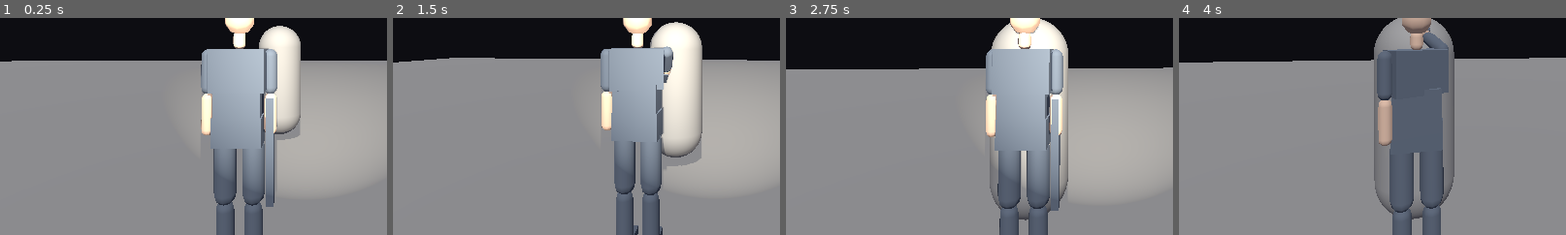
Above: before the commit, frames 1-4 (left to right).
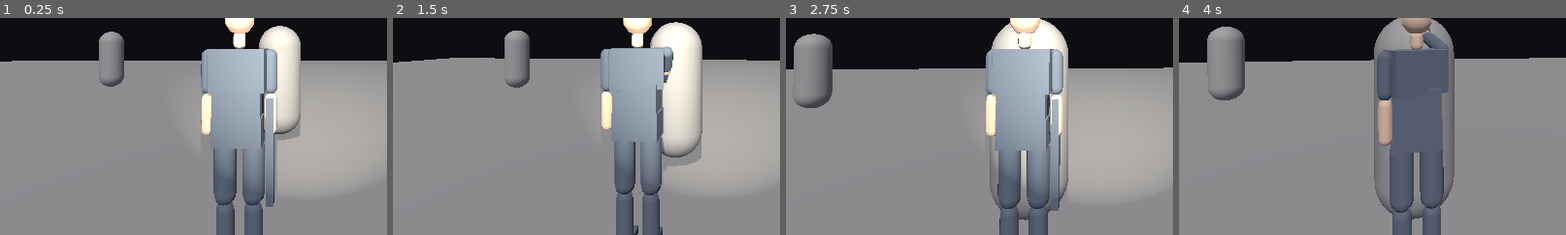
Above: after the commit, the same moments.

Repository: Tarekun/horrorgioco2
Game: Godot game, scene res://scenes/levels/combat_test_arena.tscn
Two runs of this game, one before a commit and one after it. Both use one fixed random seed, a clock stepped at 60 frames per second and the inputs below. This scene is started directly instead of the project's main scene. Sound files missing from this copy of the repository are replaced by a short silence.
Inputs (mouse positions are % of the whole screen's width and height, from its top left):
- Up to frame 1 (0.25 s): no input
- Up to frame 2 (1.5 s): tap Enter at 0.5 s; move the mouse to (55, 50) at 0.52 s; hold W (move_forward) from 0.53 s (still down); click (55, 50) at 0.6 s; move the mouse to (45, 50) at 1.27 s; click (45, 50) at 1.35 s
- Up to frame 3 (2.75 s): keep holding W (move_forward); move the mouse to (52, 48) at 2.02 s; tap Space (dodge) at 2.1 s; click (52, 48) at 2.3 s
- Up to frame 4 (4 s): keep holding W (move_forward); move the mouse to (49, 52) at 2.77 s; tap F (flashlight) at 2.85 s; click (49, 52) at 3.05 s; move the mouse to (57, 51) at 3.52 s; tap E (interact) at 3.6 s; click (57, 51) at 3.8 s
The pictures show only the part of the screen within x 10-60%, y 45-95%; the shares and areas given below are measured in that part.

The runs differ from the first frame. In frame 1, 1.1% of the frame differs, in the area x 25-33%, y 6-32%; in frame 2, 1.2%; in frame 3, 2.3%, in the area x 2-13%, y 7-42%; in frame 4, 2.1%.

Commit message:
Add enemy state machine and navigation (#26)
Co-Authored-By: Claude Sonnet 5.5 <noreply@anthropic.com>

Diff:
--- /dev/null
+++ b/scenes/enemies/enemy.tscn
@@ -0,0 +1,64 @@
+[gd_scene load_steps=8 format=3]
+
+[ext_resource type="Script" path="res://scripts/enemies/enemy.gd" id="1"]
+[ext_resource type="Script" path="res://scripts/combat/health_component.gd" id="2"]
+[ext_resource type="Script" path="res://scripts/combat/hurtbox.gd" id="3"]
+[ext_resource type="Script" path="res://scripts/combat/hitbox.gd" id="4"]
+
+[sub_resource type="CapsuleShape3D" id="CapsuleShape3D_body"]
+radius = 0.35
+height = 1.8
+
+[sub_resource type="CapsuleMesh" id="CapsuleMesh_body"]
+radius = 0.35
+height = 1.8
+
+[sub_resource type="BoxShape3D" id="BoxShape3D_attack"]
+size = Vector3(0.9, 1.0, 1.2)
+
+[node name="Enemy" type="CharacterBody3D" node_paths=PackedStringArray("health_component", "hurtbox", "attack_hitbox", "navigation_agent")]
+collision_layer = 4
+collision_mask = 1
+script = ExtResource("1")
+health_component = NodePath("HealthComponent")
+hurtbox = NodePath("Hurtbox")
+attack_hitbox = NodePath("AttackHitbox")
+navigation_agent = NodePath("NavigationAgent3D")
+
+[node name="CollisionShape3D" type="CollisionShape3D" parent="."]
+transform = Transform3D(1, 0, 0, 0, 1, 0, 0, 0, 1, 0, 0.9, 0)
+shape = SubResource("CapsuleShape3D_body")
+
+[node name="Mesh" type="MeshInstance3D" parent="."]
+transform = Transform3D(1, 0, 0, 0, 1, 0, 0, 0, 1, 0, 0.9, 0)
+mesh = SubResource("CapsuleMesh_body")
+
+[node name="NavigationAgent3D" type="NavigationAgent3D" parent="."]
+path_desired_distance = 0.4
+target_desired_distance = 0.6
+radius = 0.35
+height = 1.8
+
+[node name="HealthComponent" type="Node" parent="."]
+script = ExtResource("2")
+
+[node name="Hurtbox" type="Area3D" parent="." node_paths=PackedStringArray("health_component")]
+collision_layer = 64
+collision_mask = 0
+script = ExtResource("3")
+health_component = NodePath("../HealthComponent")
+
+[node name="CollisionShape3D" type="CollisionShape3D" parent="Hurtbox"]
+transform = Transform3D(1, 0, 0, 0, 1, 0, 0, 0, 1, 0, 0.9, 0)
+shape = SubResource("CapsuleShape3D_body")
+
+[node name="AttackHitbox" type="Area3D" parent="." node_paths=PackedStringArray("attacker")]
+collision_layer = 16
+collision_mask = 32
+script = ExtResource("4")
+damage = 20.0
+attacker = NodePath("..")
+
+[node name="CollisionShape3D" type="CollisionShape3D" parent="AttackHitbox"]
+transform = Transform3D(1, 0, 0, 0, 1, 0, 0, 0, 1, 0, 1.0, -0.9)
+shape = SubResource("BoxShape3D_attack")
--- a/scenes/levels/combat_test_arena.tscn
+++ b/scenes/levels/combat_test_arena.tscn
@@ -1,13 +1,18 @@
-[gd_scene load_steps=6 format=3]
+[gd_scene load_steps=9 format=3]
 
 [ext_resource type="PackedScene" path="res://scenes/player/player.tscn" id="1"]
 [ext_resource type="PackedScene" path="res://scenes/enemies/training_dummy.tscn" id="2"]
+[ext_resource type="PackedScene" path="res://scenes/enemies/enemy.tscn" id="3"]
 
 [sub_resource type="BoxShape3D" id="BoxShape3D_floor"]
 size = Vector3(40, 1, 40)
 
 [sub_resource type="BoxMesh" id="BoxMesh_floor"]
 size = Vector3(40, 1, 40)
+
+[sub_resource type="NavigationMesh" id="NavigationMesh_arena"]
+vertices = PackedVector3Array(-19, 0, -19, 19, 0, -19, 19, 0, 19, -19, 0, 19)
+polygons = [PackedInt32Array(0, 1, 2, 3)]
 
 [sub_resource type="Environment" id="Environment_arena"]
 background_mode = 1
@@ -39,3 +44,9 @@
 
 [node name="TrainingDummy2" parent="." instance=ExtResource("2")]
 transform = Transform3D(1, 0, 0, 0, 1, 0, 0, 0, 1, 3, 0, -4)
+
+[node name="NavigationRegion3D" type="NavigationRegion3D" parent="."]
+navigation_mesh = SubResource("NavigationMesh_arena")
+
+[node name="Enemy" parent="." instance=ExtResource("3")]
+transform = Transform3D(1, 0, 0, 0, 1, 0, 0, 0, 1, -6, 0, -8)
--- a/scenes/player/player.tscn
+++ b/scenes/player/player.tscn
@@ -28,7 +28,7 @@
 [sub_resource type="SphereShape3D" id="SphereShape3D_1"]
 radius = 0.2
 
-[node name="Player" type="CharacterBody3D" node_paths=PackedStringArray("camera_controller", "stamina_component", "model", "health_component", "hurtbox")]
+[node name="Player" type="CharacterBody3D" groups=["player"] node_paths=PackedStringArray("camera_controller", "stamina_component", "model", "health_component", "hurtbox")]
 collision_layer = 2
 collision_mask = 5
 script = ExtResource("1")
--- /dev/null
+++ b/scripts/enemies/enemy.gd
@@ -0,0 +1,254 @@
+## A standard enemy: wanders, notices the player, chases along the navmesh and
+## attacks with a melee hitbox.
+##
+## EnemyBrain decides the state; this node carries it out. Movement follows the
+## NavigationAgent3D over the level's navigation mesh. An attack winds up, opens
+## the hitbox for a short window and then recovers, and its damage goes through
+## the player's Hurtbox and HealthComponent. Hits stagger the enemy, which
+## cancels an attack in progress.
+
+class_name Enemy
+extends CharacterBody3D
+
+## Emitted when the state machine changes state.
+signal state_changed(old_state: EnemyBrain.State, new_state: EnemyBrain.State)
+## Emitted when a swing starts.
+signal attack_started
+## Emitted when the enemy dies.
+signal died
+
+## Group enemies join, used by soft targeting and level logic.
+const ENEMY_GROUP: StringName = &"enemies"
+
+## Group the player joins.
+const PLAYER_GROUP: StringName = &"player"
+
+@export_group("Movement")
+@export var wander_speed: float = 1.2
+@export var chase_speed: float = 3.0
+## Turn rate toward the movement direction in degrees per second.
+@export var turn_speed: float = 360.0
+## How far from its spawn point the enemy wanders (metres).
+@export var wander_radius: float = 6.0
+
+@export_group("Attack")
+## Distance to the target (metres) from which the enemy strikes.
+@export var attack_range: float = 1.6
+## Seconds between the swing starting and the hitbox opening.
+@export var attack_windup: float = 0.5
+## Seconds the hitbox stays open.
+@export var attack_active: float = 0.25
+## Seconds after the swing before the enemy chases again.
+@export var attack_recovery: float = 0.4
+## Seconds after a swing ends before the next may begin.
+@export var attack_cooldown: float = 1.0
+
+@export_group("Awareness")
+## Without a perception node, the enemy notices a target this close (metres).
+@export var notice_radius: float = 8.0
+
+@export_group("Timing")
+@export var idle_duration: float = 3.0
+@export var stagger_duration: float = 0.5
+
+@export_group("Nodes")
+@export var health_component: HealthComponent
+@export var hurtbox: Hurtbox
+@export var attack_hitbox: Hitbox
+@export var navigation_agent: NavigationAgent3D
+
+## The player being hunted. Found in the player group when not set.
+var target: Node3D
+
+var brain := EnemyBrain.new()
+var is_attacking: bool = false
+
+## Random source for wander points, replaceable for tests.
+var rng := RandomNumberGenerator.new()
+
+var _spawn_position: Vector3
+var _attack_time: float = 0.0
+var _cooldown_left: float = 0.0
+var _has_wander_point: bool = false
+
+
+func _ready() -> void:
+	_spawn_position = global_position
+	rng.randomize()
+	add_to_group(ENEMY_GROUP)
+	brain.idle_duration = idle_duration
+	brain.stagger_duration = stagger_duration
+	brain.state_changed.connect(_on_state_changed)
+	hurtbox.hit_received.connect(_on_hit_received)
+	health_component.died.connect(_on_died)
+
+
+func _physics_process(delta: float) -> void:
+	_apply_gravity(delta)
+	if _cooldown_left > 0.0:
+		_cooldown_left -= delta
+
+	var senses := _gather_senses()
+	brain.tick(delta, senses)
+	_run_state(delta)
+	move_and_slide()
+
+
+## Current state of the state machine.
+func get_state() -> EnemyBrain.State:
+	return brain.state
+
+
+## Picks a random point near the spawn that the navmesh can reach. Returns
+## the spawn position itself when the navigation map is empty.
+func pick_wander_point() -> Vector3:
+	var offset := Vector3(
+		rng.randf_range(-wander_radius, wander_radius),
+		0.0,
+		rng.randf_range(-wander_radius, wander_radius)
+	)
+	var point: Vector3 = _spawn_position + offset
+	var map: RID = navigation_agent.get_navigation_map()
+	if NavigationServer3D.map_get_iteration_id(map) == 0:
+		return _spawn_position
+	return NavigationServer3D.map_get_closest_point(map, point)
+
+
+func _gather_senses() -> EnemySenses:
+	var senses := EnemySenses.new()
+	var player: Node3D = _get_target()
+	senses.has_target = player != null and _notices(player)
+	senses.can_attack = (
+		senses.has_target
+		and not is_attacking
+		and _cooldown_left <= 0.0
+		and _distance_to(player) <= attack_range
+	)
+	senses.has_arrived = _has_wander_point and navigation_agent.is_navigation_finished()
+	senses.is_attack_finished = (
+		is_attacking and _attack_time >= attack_windup + attack_active + attack_recovery
+	)
+	return senses
+
+
+func _get_target() -> Node3D:
+	if not is_instance_valid(target):
+		target = get_tree().get_first_node_in_group(PLAYER_GROUP) as Node3D
+	return target
+
+
+## Whether the enemy is aware of `player`.
+func _notices(player: Node3D) -> bool:
+	return _distance_to(player) <= notice_radius
+
+
+func _distance_to(node: Node3D) -> float:
+	var offset: Vector3 = node.global_position - global_position
+	offset.y = 0.0
+	return offset.length()
+
+
+func _run_state(delta: float) -> void:
+	match brain.state:
+		EnemyBrain.State.IDLE, EnemyBrain.State.STAGGER, EnemyBrain.State.DEAD:
+			_stop()
+		EnemyBrain.State.WANDER:
+			_move_along_path(wander_speed, delta)
+		EnemyBrain.State.CHASE:
+			var player: Node3D = _get_target()
+			if player:
+				navigation_agent.target_position = player.global_position
+			_move_along_path(chase_speed, delta)
+		EnemyBrain.State.ATTACK:
+			_stop()
+			_run_attack(delta)
+
+
+func _run_attack(delta: float) -> void:
+	var player: Node3D = _get_target()
+	if player and _attack_time < attack_windup:
+		_face(player.global_position - global_position, delta)
+	var previous: float = _attack_time
+	_attack_time += delta
+	if previous < attack_windup and _attack_time >= attack_windup:
+		attack_hitbox.activate()
+	if previous < attack_windup + attack_active and _attack_time >= attack_windup + attack_active:
+		attack_hitbox.deactivate()
+
+
+func _move_along_path(speed: float, delta: float) -> void:
+	if navigation_agent.is_navigation_finished():
+		_stop()
+		return
+	var next: Vector3 = navigation_agent.get_next_path_position()
+	var direction: Vector3 = next - global_position
+	direction.y = 0.0
+	if direction.is_zero_approx():
+		_stop()
+		return
+	direction = direction.normalized()
+	velocity.x = direction.x * speed
+	velocity.z = direction.z * speed
+	_face(direction, delta)
+
+
+func _stop() -> void:
+	velocity.x = 0.0
+	velocity.z = 0.0
+
+
+func _face(direction: Vector3, delta: float) -> void:
+	direction.y = 0.0
+	if direction.is_zero_approx():
+		return
+	var target_angle: float = atan2(-direction.x, -direction.z)
+	var max_turn: float = deg_to_rad(turn_speed) * delta
+	rotation.y += clampf(angle_difference(rotation.y, target_angle), -max_turn, max_turn)
+
+
+func _apply_gravity(delta: float) -> void:
+	if not is_on_floor():
+		velocity.y -= float(ProjectSettings.get_setting("physics/3d/default_gravity", 9.8)) * delta
+	else:
+		velocity.y = 0.0
+
+
+func _start_attack() -> void:
+	is_attacking = true
+	_attack_time = 0.0
+	attack_started.emit()
+
+
+func _end_attack() -> void:
+	if is_attacking:
+		is_attacking = false
+		attack_hitbox.deactivate()
+		_cooldown_left = attack_cooldown
+
+
+func _on_state_changed(old_state: EnemyBrain.State, new_state: EnemyBrain.State) -> void:
+	if old_state == EnemyBrain.State.ATTACK:
+		_end_attack()
+	match new_state:
+		EnemyBrain.State.ATTACK:
+			_start_attack()
+		EnemyBrain.State.WANDER:
+			navigation_agent.target_position = pick_wander_point()
+			_has_wander_point = true
+		_:
+			_has_wander_point = false
+	state_changed.emit(old_state, new_state)
+
+
+func _on_hit_received(hit: HitData, damage_dealt: float) -> void:
+	if damage_dealt <= 0.0 or not hit.causes_stagger or health_component.is_dead:
+		return
+	brain.stagger()
+
+
+func _on_died() -> void:
+	brain.kill()
+	remove_from_group(ENEMY_GROUP)
+	hurtbox.set_deferred(&"monitorable", false)
+	rotation_degrees.x = -90.0
+	died.emit()
--- /dev/null
+++ b/scripts/enemies/enemy_brain.gd
@@ -0,0 +1,78 @@
+## The enemy's state machine, as plain logic with no scene dependencies.
+##
+## IDLE and WANDER are the calm states: the enemy stands, then walks to a point
+## nearby, then stands again. Noticing a target starts a CHASE; close enough
+## (and ready to strike) it ATTACKs, then goes back to chasing. A hit that
+## staggers it enters STAGGER, which interrupts whatever it was doing. Zero
+## health is the terminal DEAD state.
+##
+## The owner feeds tick() what it observed this frame in a Senses and acts on
+## `state`, so every transition can be tested without physics.
+
+class_name EnemyBrain
+extends RefCounted
+
+## Emitted after every state change.
+signal state_changed(old_state: State, new_state: State)
+
+enum State { IDLE, WANDER, CHASE, ATTACK, STAGGER, DEAD }
+
+## Seconds spent standing before wandering off.
+var idle_duration: float = 3.0
+## Longest a single wander walk may last before the enemy gives up on it.
+var wander_timeout: float = 8.0
+## Seconds a hit keeps the enemy staggered.
+var stagger_duration: float = 0.5
+
+var state: State = State.IDLE
+var time_in_state: float = 0.0
+
+
+## Advances the machine by `delta` seconds.
+func tick(delta: float, senses: EnemySenses) -> void:
+	time_in_state += delta
+	match state:
+		State.IDLE:
+			if senses.has_target:
+				_enter(State.CHASE)
+			elif time_in_state >= idle_duration:
+				_enter(State.WANDER)
+		State.WANDER:
+			if senses.has_target:
+				_enter(State.CHASE)
+			elif senses.has_arrived or time_in_state >= wander_timeout:
+				_enter(State.IDLE)
+		State.CHASE:
+			if not senses.has_target:
+				_enter(State.WANDER)
+			elif senses.can_attack:
+				_enter(State.ATTACK)
+		State.ATTACK:
+			if senses.is_attack_finished:
+				_enter(State.CHASE if senses.has_target else State.WANDER)
+		State.STAGGER:
+			if time_in_state >= stagger_duration:
+				_enter(State.CHASE if senses.has_target else State.IDLE)
+
+
+## A hit interrupts the enemy. Ignored once dead.
+func stagger() -> void:
+	if state != State.DEAD:
+		_enter(State.STAGGER)
+
+
+## The enemy dies for good.
+func kill() -> void:
+	if state != State.DEAD:
+		_enter(State.DEAD)
+
+
+func is_dead() -> bool:
+	return state == State.DEAD
+
+
+func _enter(new_state: State) -> void:
+	var old_state: State = state
+	state = new_state
+	time_in_state = 0.0
+	state_changed.emit(old_state, new_state)
--- /dev/null
+++ b/scripts/enemies/enemy_senses.gd
@@ -0,0 +1,16 @@
+## What an enemy observed in one frame, the input of EnemyBrain.tick().
+
+class_name EnemySenses
+extends RefCounted
+
+## The enemy is aware of the player (or of where they were last seen).
+var has_target: bool = false
+
+## Close enough to the target to strike, and the attack is off cooldown.
+var can_attack: bool = false
+
+## The walk to the current wander point is over.
+var has_arrived: bool = false
+
+## The attack swing has finished.
+var is_attack_finished: bool = false
--- a/tests/combat/test_combat_test_arena.gd
+++ b/tests/combat/test_combat_test_arena.gd
@@ -9,13 +9,13 @@
 	Input.set_mouse_mode(Input.MOUSE_MODE_VISIBLE)
 
 
-func test_arena_has_player_and_two_dummies_that_can_be_hit() -> void:
+func test_arena_has_player_and_two_dummies_and_an_enemy() -> void:
 	var arena: Node = ARENA.instantiate()
 	add_child_autofree(arena)
 	await get_tree().physics_frame
 	var player := arena.get_node("Player") as Player
 	assert_not_null(player)
 	assert_not_null(player.get_node("PlayerCombat"))
-	assert_eq(get_tree().get_nodes_in_group(&"enemies").size(), 2)
+	assert_eq(get_tree().get_nodes_in_group(&"enemies").size(), 3)
 	var dummy := arena.get_node("TrainingDummy") as TrainingDummy
 	assert_eq(dummy.hurtbox.receive_hit(HitData.create(10.0, player)), 10.0)
--- /dev/null
+++ b/tests/enemies/test_enemy.gd
@@ -0,0 +1,111 @@
+## Scene-level tests of the enemy with the real player, on a floor with a navmesh.
+
+extends GutTest
+
+const ENEMY_SCENE: PackedScene = preload("res://scenes/enemies/enemy.tscn")
+const PLAYER_SCENE: PackedScene = preload("res://scenes/player/player.tscn")
+const DT: float = 1.0 / 60.0
+
+var _enemy: Enemy
+var _player: Player
+
+
+func before_each() -> void:
+	var floor_body := StaticBody3D.new()
+	var shape := CollisionShape3D.new()
+	var box := BoxShape3D.new()
+	box.size = Vector3(100.0, 1.0, 100.0)
+	shape.shape = box
+	floor_body.add_child(shape)
+	floor_body.position = Vector3(0.0, -0.5, 0.0)
+	add_child_autofree(floor_body)
+
+	var region := NavigationRegion3D.new()
+	var mesh := NavigationMesh.new()
+	mesh.vertices = PackedVector3Array(
+		[Vector3(-40, 0, -40), Vector3(40, 0, -40), Vector3(40, 0, 40), Vector3(-40, 0, 40)]
+	)
+	mesh.add_polygon(PackedInt32Array([0, 1, 2, 3]))
+	region.navigation_mesh = mesh
+	add_child_autofree(region)
+
+	_player = PLAYER_SCENE.instantiate() as Player
+	_player.position = Vector3(0.0, 0.0, 0.0)
+	add_child_autofree(_player)
+	_enemy = _spawn_enemy(Vector3(0.0, 0.0, -6.0))
+	await _frames(3)
+
+
+func after_each() -> void:
+	Input.set_mouse_mode(Input.MOUSE_MODE_VISIBLE)
+
+
+func _spawn_enemy(position: Vector3) -> Enemy:
+	var enemy := ENEMY_SCENE.instantiate() as Enemy
+	enemy.position = position
+	add_child_autofree(enemy)
+	return enemy
+
+
+func _frames(count: int) -> void:
+	for i: int in count:
+		await get_tree().physics_frame
+
+
+func _seconds(seconds: float) -> void:
+	await _frames(int(ceil(seconds / DT)))
+
+
+func test_wiring() -> void:
+	assert_true(_enemy.is_in_group(Enemy.ENEMY_GROUP))
+	assert_true(_player.is_in_group(Enemy.PLAYER_GROUP))
+	assert_not_null(_enemy.navigation_agent)
+	assert_eq(_enemy.attack_hitbox.collision_mask, CombatLayers.PLAYER_HURTBOX)
+	assert_eq(_enemy.hurtbox.collision_layer, CombatLayers.ENEMY_HURTBOX)
+
+
+func test_idles_when_the_player_is_far() -> void:
+	var far_enemy: Enemy = _spawn_enemy(Vector3(0.0, 0.0, -30.0))
+	await _seconds(0.5)
+	assert_eq(far_enemy.get_state(), EnemyBrain.State.IDLE)
+
+
+func test_wander_picks_a_point_within_its_radius() -> void:
+	var spawn: Vector3 = _enemy.global_position
+	for i: int in 10:
+		var point: Vector3 = _enemy.pick_wander_point()
+		assert_lt(point.distance_to(spawn), _enemy.wander_radius * 1.5 + 0.1)
+
+
+func test_chases_the_player_along_the_navmesh() -> void:
+	var start: float = _enemy.global_position.distance_to(_player.global_position)
+	await _seconds(1.0)
+	assert_eq(_enemy.get_state(), EnemyBrain.State.CHASE)
+	assert_lt(_enemy.global_position.distance_to(_player.global_position), start - 1.0)
+
+
+func test_attacks_and_damages_the_player_through_health() -> void:
+	_enemy.attack_windup = 0.2
+	await _seconds(4.0)
+	assert_lte(_player.health_component.current_health, 80.0)
+
+
+func test_a_hit_staggers_the_enemy_and_cancels_the_attack() -> void:
+	_enemy.position = Vector3(0.0, 0.0, -1.0)
+	await _frames(3)
+	assert_eq(_enemy.get_state(), EnemyBrain.State.ATTACK)
+	assert_true(_enemy.is_attacking)
+	_enemy.hurtbox.receive_hit(HitData.create(5.0, _player))
+	await _frames(2)
+	assert_eq(_enemy.get_state(), EnemyBrain.State.STAGGER)
+	assert_false(_enemy.is_attacking)
+	assert_false(_enemy.attack_hitbox.is_active)
+
+
+func test_dies_at_zero_health() -> void:
+	watch_signals(_enemy)
+	_enemy.hurtbox.receive_hit(HitData.create(100.0, _player))
+	await _frames(2)
+	assert_eq(_enemy.get_state(), EnemyBrain.State.DEAD)
+	assert_signal_emitted(_enemy, "died")
+	assert_false(_enemy.is_in_group(Enemy.ENEMY_GROUP))
--- /dev/null
+++ b/tests/enemies/test_enemy_brain.gd
@@ -0,0 +1,136 @@
+extends GutTest
+
+var _brain: EnemyBrain
+var _senses: EnemySenses
+
+
+func before_each() -> void:
+	_brain = EnemyBrain.new()
+	_brain.idle_duration = 2.0
+	_brain.wander_timeout = 5.0
+	_brain.stagger_duration = 0.5
+	_senses = EnemySenses.new()
+
+
+func _tick(seconds: float) -> void:
+	_brain.tick(seconds, _senses)
+
+
+func test_starts_idle() -> void:
+	assert_eq(_brain.state, EnemyBrain.State.IDLE)
+
+
+func test_idle_stays_until_its_duration_passes() -> void:
+	_tick(1.9)
+	assert_eq(_brain.state, EnemyBrain.State.IDLE)
+	_tick(0.2)
+	assert_eq(_brain.state, EnemyBrain.State.WANDER)
+
+
+func test_wander_returns_to_idle_on_arrival() -> void:
+	_tick(2.0)
+	_senses.has_arrived = true
+	_tick(0.1)
+	assert_eq(_brain.state, EnemyBrain.State.IDLE)
+
+
+func test_wander_gives_up_after_its_timeout() -> void:
+	_tick(2.0)
+	_tick(4.9)
+	assert_eq(_brain.state, EnemyBrain.State.WANDER)
+	_tick(0.2)
+	assert_eq(_brain.state, EnemyBrain.State.IDLE)
+
+
+func test_noticing_a_target_starts_a_chase_from_idle_and_wander() -> void:
+	_senses.has_target = true
+	_tick(0.1)
+	assert_eq(_brain.state, EnemyBrain.State.CHASE)
+
+	var other := EnemyBrain.new()
+	other.tick(3.1, EnemySenses.new())
+	assert_eq(other.state, EnemyBrain.State.WANDER)
+	other.tick(0.1, _senses)
+	assert_eq(other.state, EnemyBrain.State.CHASE)
+
+
+func test_chase_attacks_when_ready_and_in_range() -> void:
+	_senses.has_target = true
+	_tick(0.1)
+	_tick(0.1)
+	assert_eq(_brain.state, EnemyBrain.State.CHASE)
+	_senses.can_attack = true
+	_tick(0.1)
+	assert_eq(_brain.state, EnemyBrain.State.ATTACK)
+
+
+func test_attack_finishing_resumes_the_chase() -> void:
+	_senses.has_target = true
+	_senses.can_attack = true
+	_tick(0.1)
+	_tick(0.1)
+	assert_eq(_brain.state, EnemyBrain.State.ATTACK)
+	_senses.can_attack = false
+	_tick(0.1)
+	assert_eq(_brain.state, EnemyBrain.State.ATTACK)
+	_senses.is_attack_finished = true
+	_tick(0.1)
+	assert_eq(_brain.state, EnemyBrain.State.CHASE)
+
+
+func test_attack_finishing_without_a_target_wanders() -> void:
+	_senses.has_target = true
+	_senses.can_attack = true
+	_tick(0.1)
+	_tick(0.1)
+	_senses.has_target = false
+	_senses.is_attack_finished = true
+	_tick(0.1)
+	assert_eq(_brain.state, EnemyBrain.State.WANDER)
+
+
+func test_losing_the_target_ends_the_chase() -> void:
+	_senses.has_target = true
+	_tick(0.1)
+	_senses.has_target = false
+	_tick(0.1)
+	assert_eq(_brain.state, EnemyBrain.State.WANDER)
+
+
+func test_stagger_interrupts_an_attack_then_resumes() -> void:
+	_senses.has_target = true
+	_senses.can_attack = true
+	_tick(0.1)
+	_tick(0.1)
+	assert_eq(_brain.state, EnemyBrain.State.ATTACK)
+	_brain.stagger()
+	assert_eq(_brain.state, EnemyBrain.State.STAGGER)
+	_senses.can_attack = false
+	_tick(0.4)
+	assert_eq(_brain.state, EnemyBrain.State.STAGGER)
+	_tick(0.2)
+	assert_eq(_brain.state, EnemyBrain.State.CHASE)
+
+
+func test_stagger_without_a_target_goes_idle() -> void:
+	_brain.stagger()
+	_tick(0.6)
+	assert_eq(_brain.state, EnemyBrain.State.IDLE)
+
+
+func test_death_is_final() -> void:
+	_brain.kill()
+	assert_true(_brain.is_dead())
+	_senses.has_target = true
+	_brain.stagger()
+	_tick(5.0)
+	assert_eq(_brain.state, EnemyBrain.State.DEAD)
+
+
+func test_state_changed_reports_old_and_new_state() -> void:
+	watch_signals(_brain)
+	_senses.has_target = true
+	_tick(0.1)
+	assert_signal_emitted_with_parameters(
+		_brain, "state_changed", [EnemyBrain.State.IDLE, EnemyBrain.State.CHASE]
+	)
Not shown, added: scripts/enemies/enemy.gd.uid
Not shown, added: scripts/enemies/enemy_brain.gd.uid
Not shown, added: scripts/enemies/enemy_senses.gd.uid
Not shown, added: tests/enemies/test_enemy.gd.uid
Not shown, added: tests/enemies/test_enemy_brain.gd.uid
